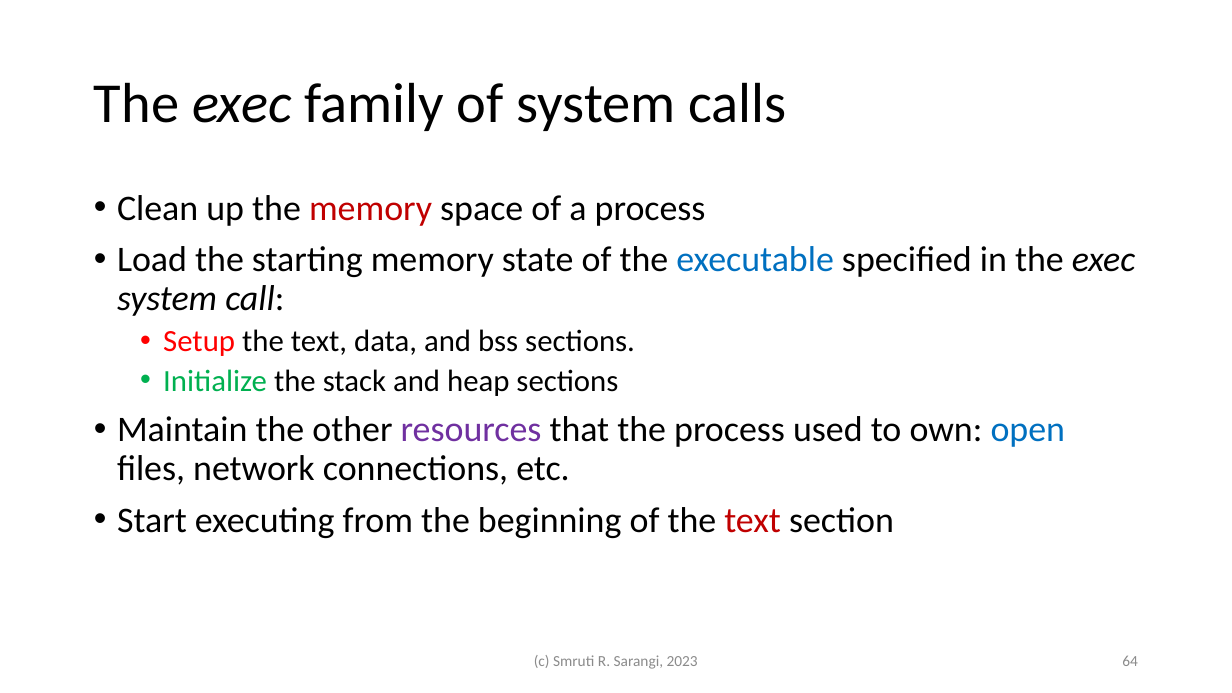
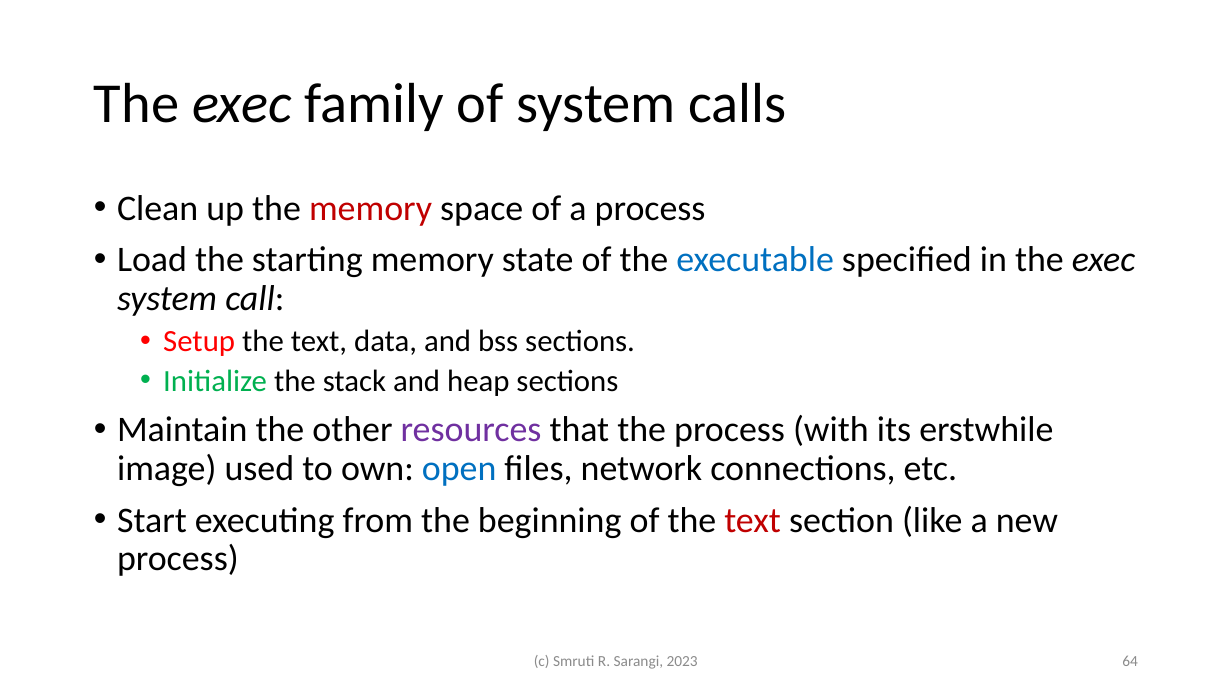
Before and after one commit to srsarangi/srsarangi.github.io, a slide deck: slide 64 of osbook/slides/3.processes.pptx. Drawn at 1232x693 pixels with LibreOffice and Linux fonts; fonts in the diff are those of the drawing. Boxes give left, top, right and bottom in pixels: in the first picture for what was removed or moved away, otherwise in the second. Text is boxed around its words. In the diff, an @@ line names an element or a change of style, - is before the commit and + after.

```diff
--- a/osbook/slides/3.processes.pptx
+++ b/osbook/slides/3.processes.pptx
@@ text at [117, 415, 1058, 576]: text changed @@
-• Maintain the other resources that the process used to own: open files, network connections, etc.
-• Start executing from the beginning of the text section
+• Maintain the other resources that the process (with its erstwhile image) used to own: open files, network connections, etc.
+• Start executing from the beginning of the text section (like a new process)
```
Also in this commit, not shown: 7 other slides changed, 2 other files.
